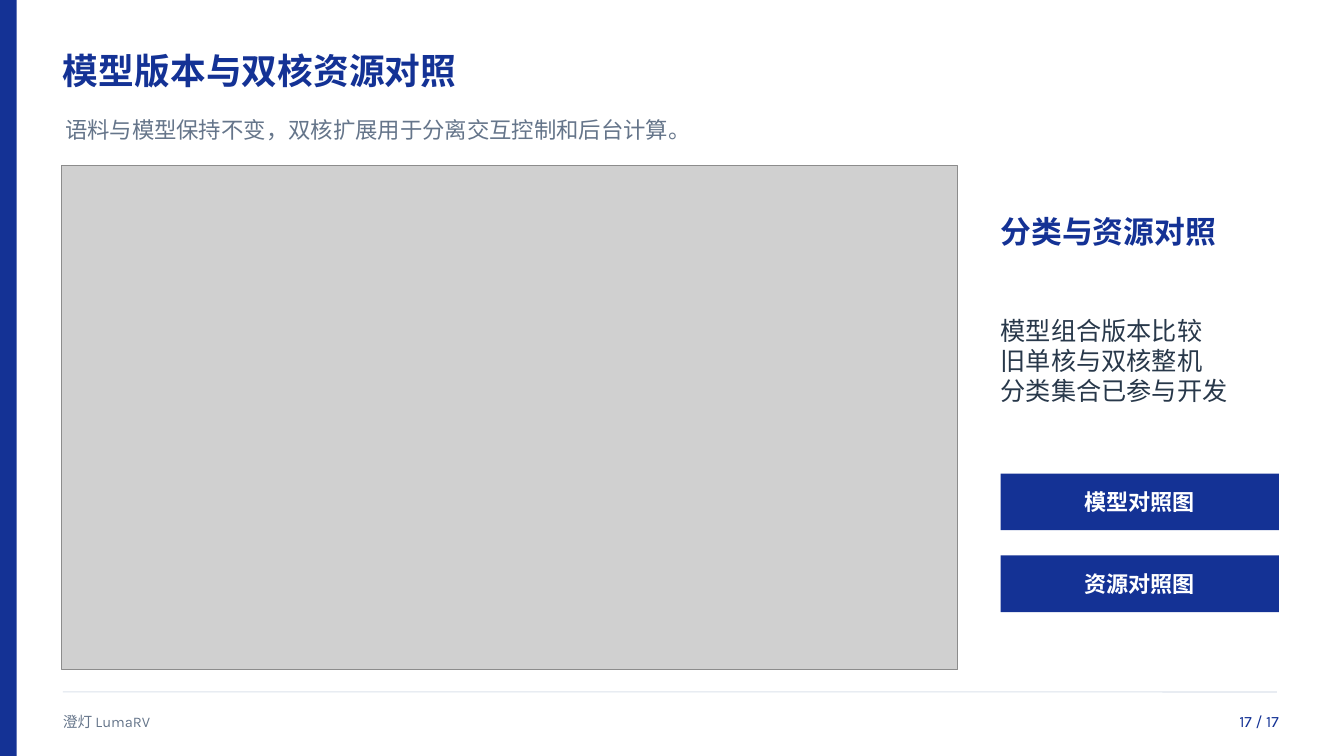
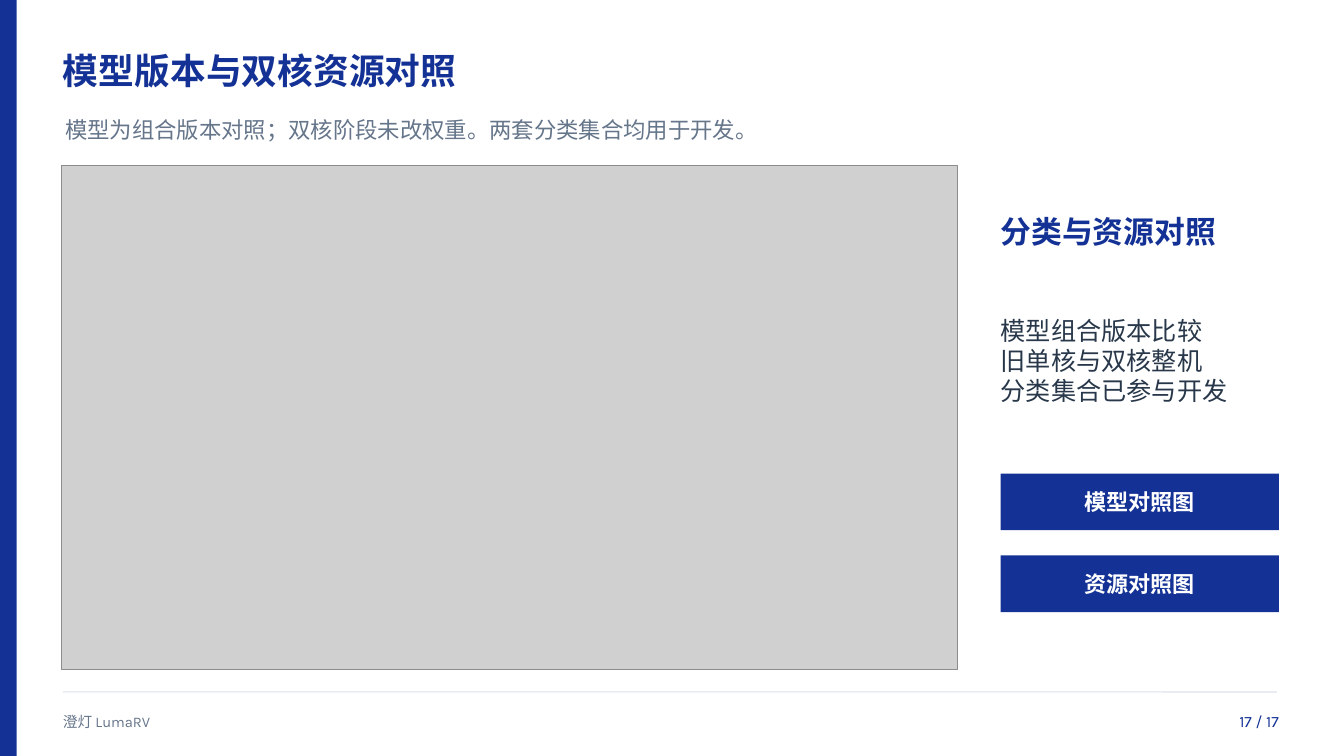
Before and after one commit to luffy1688/FPGA-RISC-CPU, a slide deck: slide 17 of docs/LumaRV_答辩演示.pptx. Drawn at 1344x756 pixels with LibreOffice and Linux fonts; fonts in the diff are those of the drawing; grey boxes stand for pictures. Boxes give left, top, right and bottom in pixels: in the first picture for what was removed or moved away, otherwise in the second. Text is boxed around its words. In the diff, an @@ line names an element or a change of style, - is before the commit and + after.

```diff
--- a/docs/LumaRV_答辩演示.pptx
+++ b/docs/LumaRV_答辩演示.pptx
@@ text at box(65, 119, 758, 141): text changed @@
-语料与模型保持不变，双核扩展用于分离交互控制和后台计算。
+模型为组合版本对照；双核阶段未改权重。两套分类集合均用于开发。
```
Also in this commit, not shown: 9 other slides changed, 24 other files.
